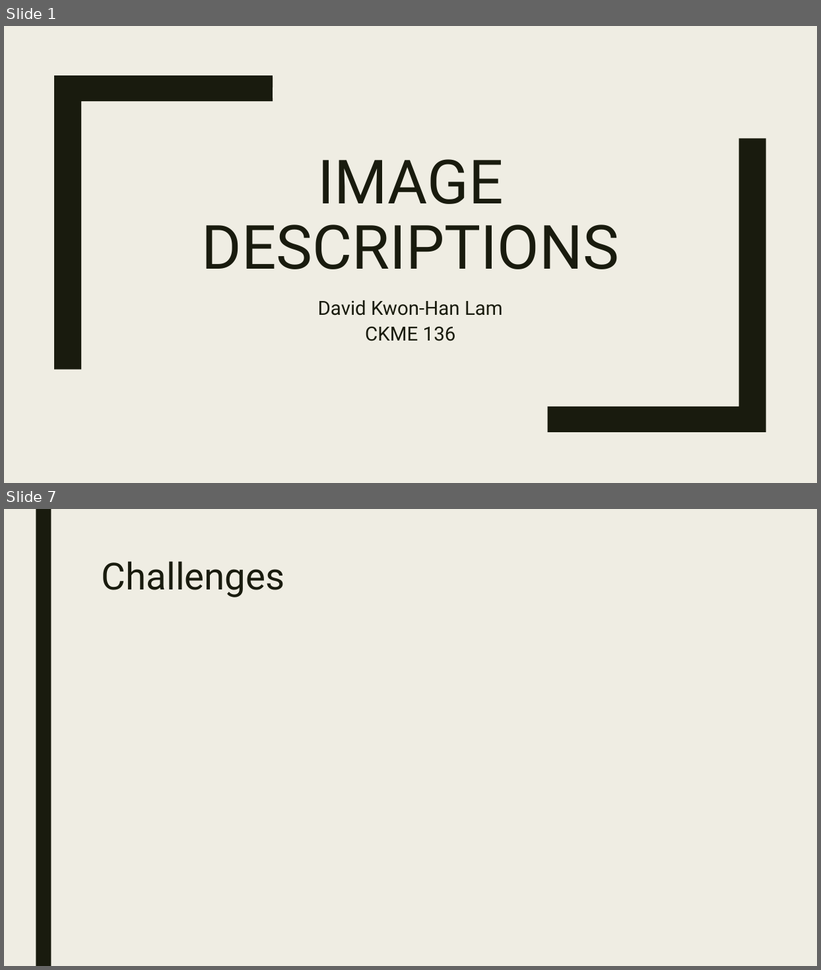
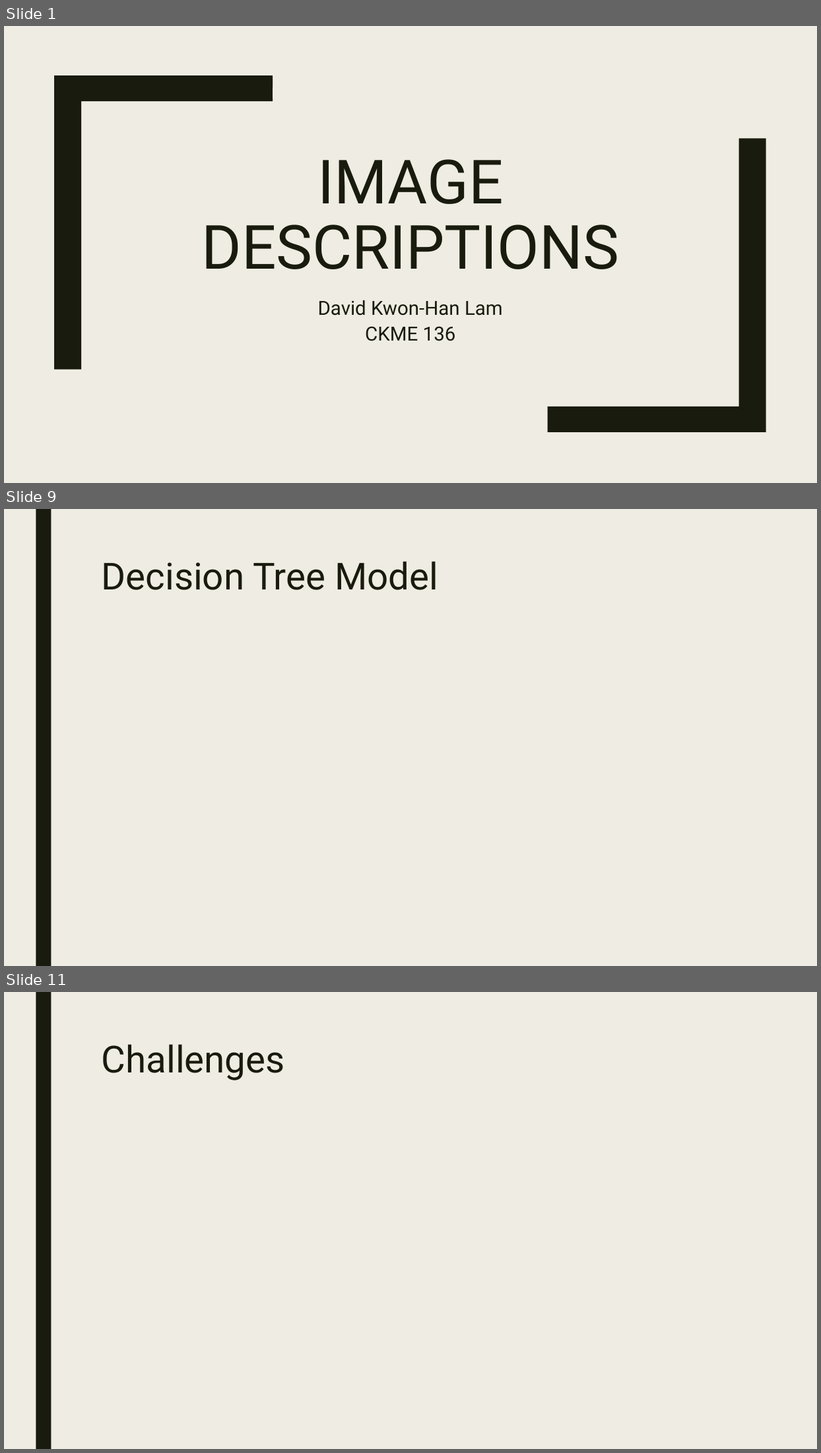
Before and after one commit to davidlamcanada/Ryerson-CKME136, a slide deck: Submissions/Final Project PPT.pptx. Shown one above the other, each under a label of ours: slides 1 and 7 before the commit, slides 1, 9 and 11 after it; the slides between them are not shown. The pictures are 821x970 and 821x1453 pixels, drawn with LibreOffice and Linux fonts; fonts in the diff are those of the drawing. Boxes give left, top, right and bottom in pixels: in the first picture for what was removed or moved away, otherwise in the second. Text is boxed around its words. In the diff, an @@ line names an element or a change of style, - is before the commit and + after.

```diff
--- a/Submissions/Final Project PPT.pptx
+++ b/Submissions/Final Project PPT.pptx
@@ slide 9 added at <box>4,509,817,966</box>, background #EFEDE3; not listed: 1 template element that a slide beside it also shows @@
@@ title added at <box>102,561,438,590</box>, 44 pt, text #191B0E @@
+Decision Tree Model
@@ what was slide 7 is now slide 11 @@
```
Also in this commit, not shown: 4 slides changed, 5 other slides added, 3 slides removed, 6 other files.
